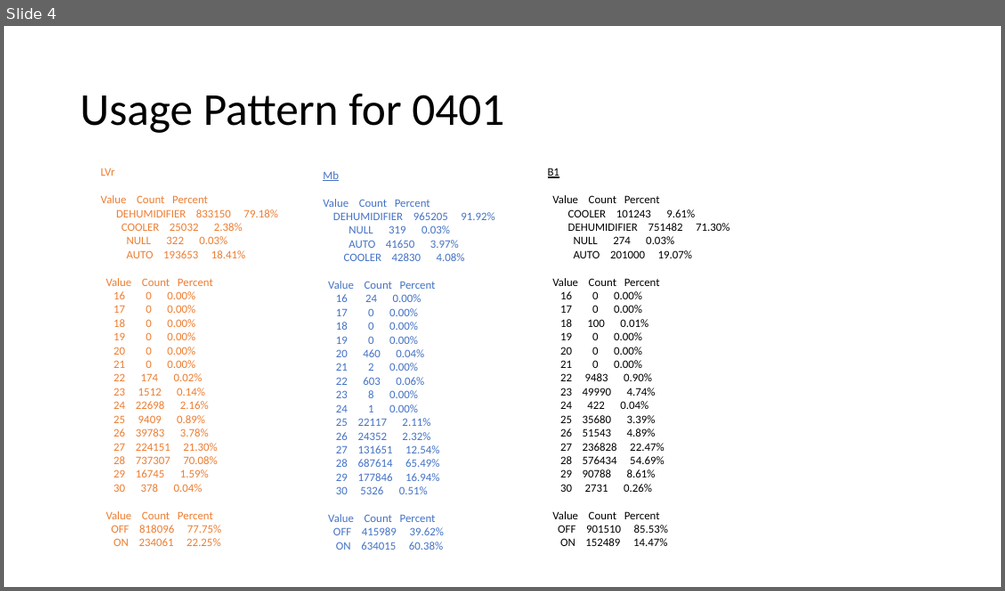
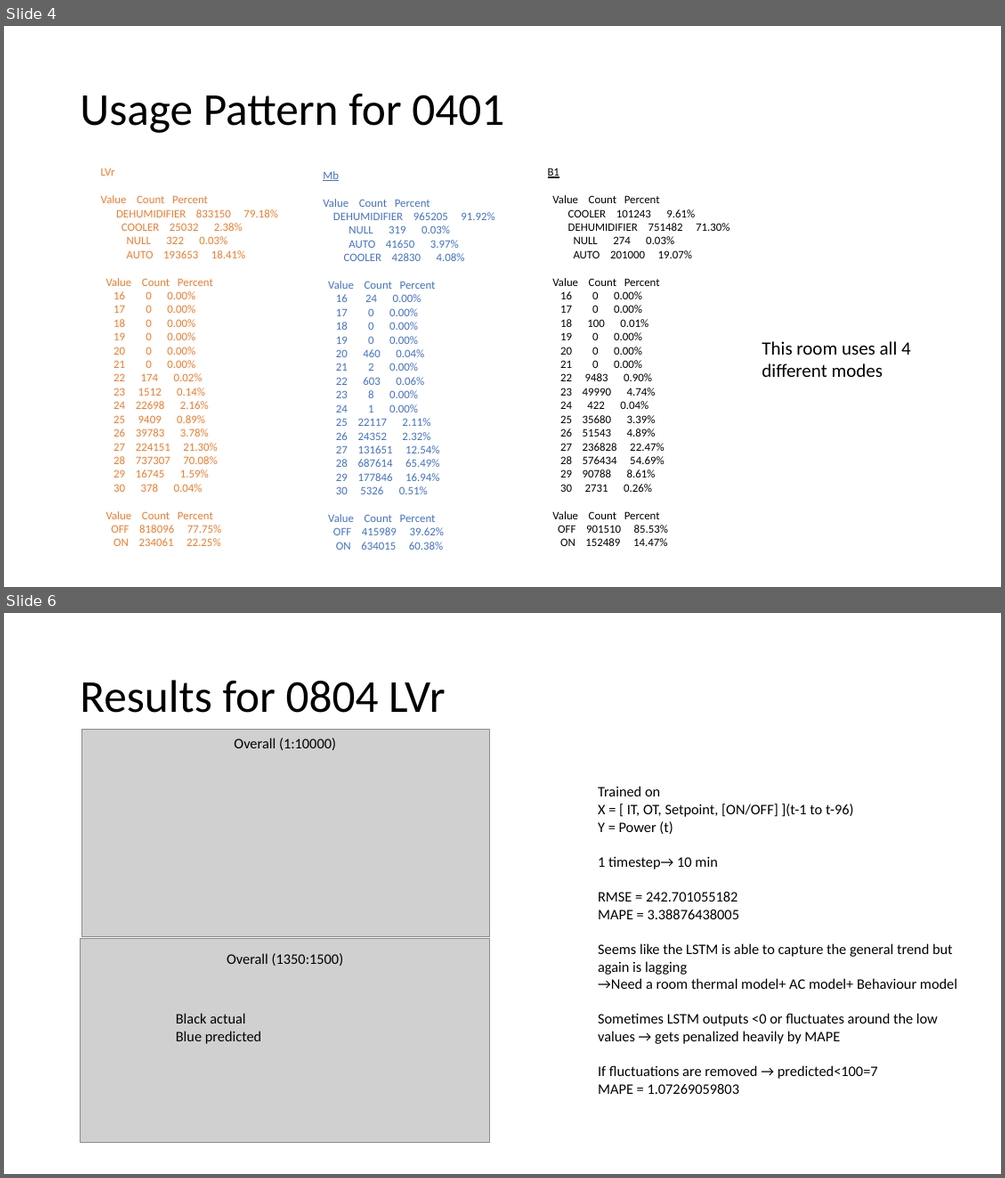
Before and after one commit to dragonheat123/mutli_split, a slide deck: 10 mins Prediction on 2016ACdata using LSTM-RNN.pptx. Shown one above the other, each under a label of ours: slide 4 before the commit, slides 4 and 6 after it; the slides between them are not shown. The pictures are 1005x591 and 1005x1178 pixels, drawn with LibreOffice and Linux fonts; fonts in the diff are those of the drawing; grey boxes stand for pictures. Boxes give left, top, right and bottom in pixels: in the first picture for what was removed or moved away, otherwise in the second. Text is boxed around its words. In the diff, an @@ line names an element or a change of style, - is before the commit and + after.

```diff
--- a/10 mins Prediction on 2016ACdata using LSTM-RNN.pptx
+++ b/10 mins Prediction on 2016ACdata using LSTM-RNN.pptx
@@ slide 6 added at bbox=[4, 613, 1001, 1174], background #FFFFFF @@
@@ title added at bbox=[80, 680, 445, 713], 44 pt, text #000000 @@
+Results for 0804 LVr
@@ picture added at bbox=[81, 730, 490, 937] @@
@@ text added at bbox=[234, 738, 336, 750], 14 pt, text #000000 @@
+Overall (1:10000)
@@ text added at bbox=[598, 786, 957, 1094], 14 pt, text #000000 @@
+Trained on
+X = [ IT, OT, Setpoint, [ON/OFF] ](t-1 to t-96)
+Y = Power (t)
+1 timestep→ 10 min
+RMSE = 242.701055182
+MAPE = 3.38876438005
+Seems like the LSTM is able to capture the general trend but again is lagging
+→Need a room thermal model+ AC model+ Behaviour model
+Sometimes LSTM outputs <0 or fluctuates around the low values → gets penalized heavily by MAPE
+If fluctuations are removed → predicted<100=7
+MAPE = 1.07269059803
@@ picture added at bbox=[81, 938, 490, 1142] @@
@@ text added at bbox=[226, 953, 344, 965], 14 pt, text #000000 @@
+Overall (1350:1500)
@@ text added at bbox=[176, 1013, 261, 1044], 14 pt, text #000000 @@
+Black actual
+Blue predicted
@@ slide 4 changed as well @@
@@ text added at bbox=[761, 341, 911, 377], 18 pt, text #000000 @@
+This room uses all 4 different modes
```
Also in this commit, not shown: 3 other slides changed, 3 other slides added, 1 slide removed, 2 other files.
